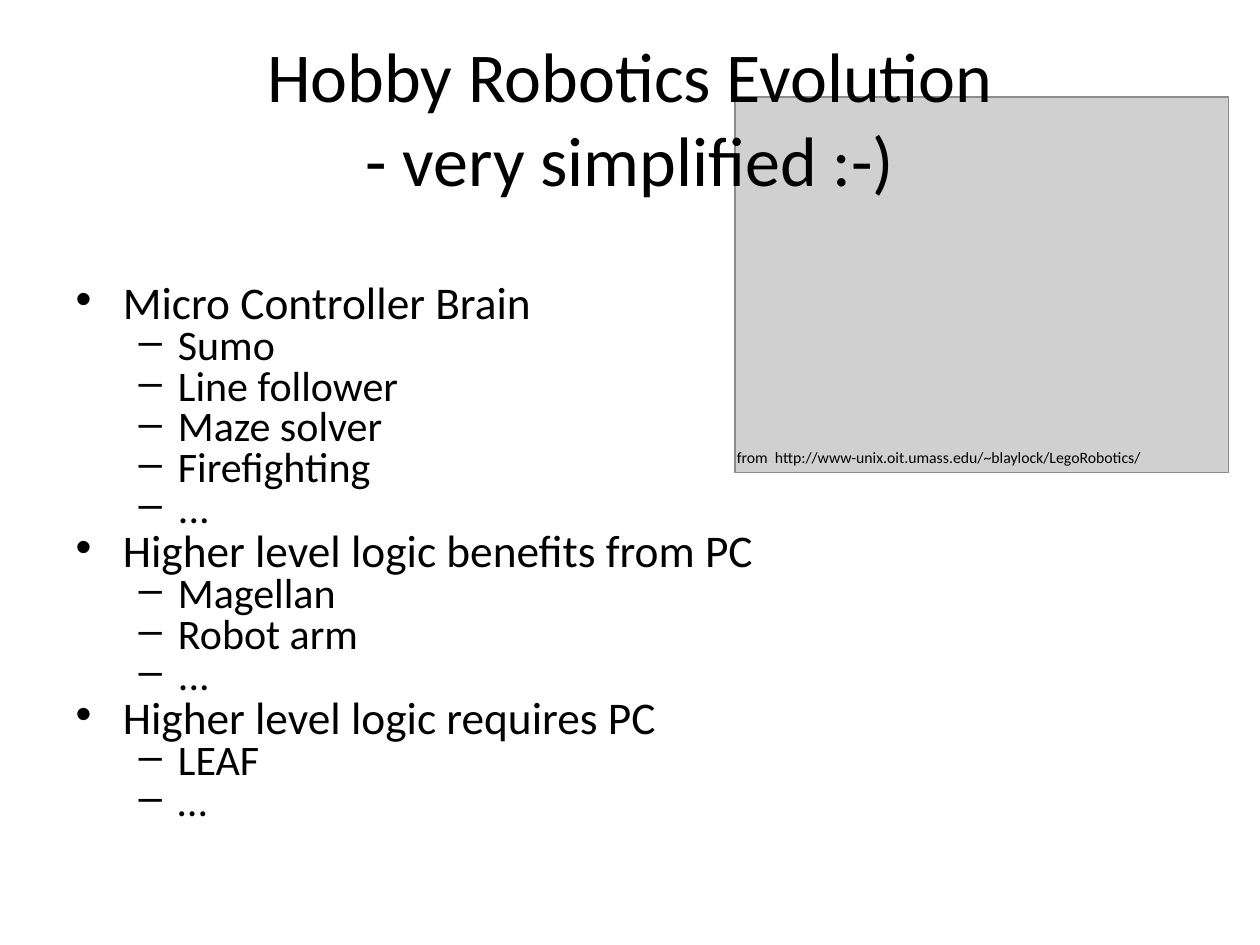
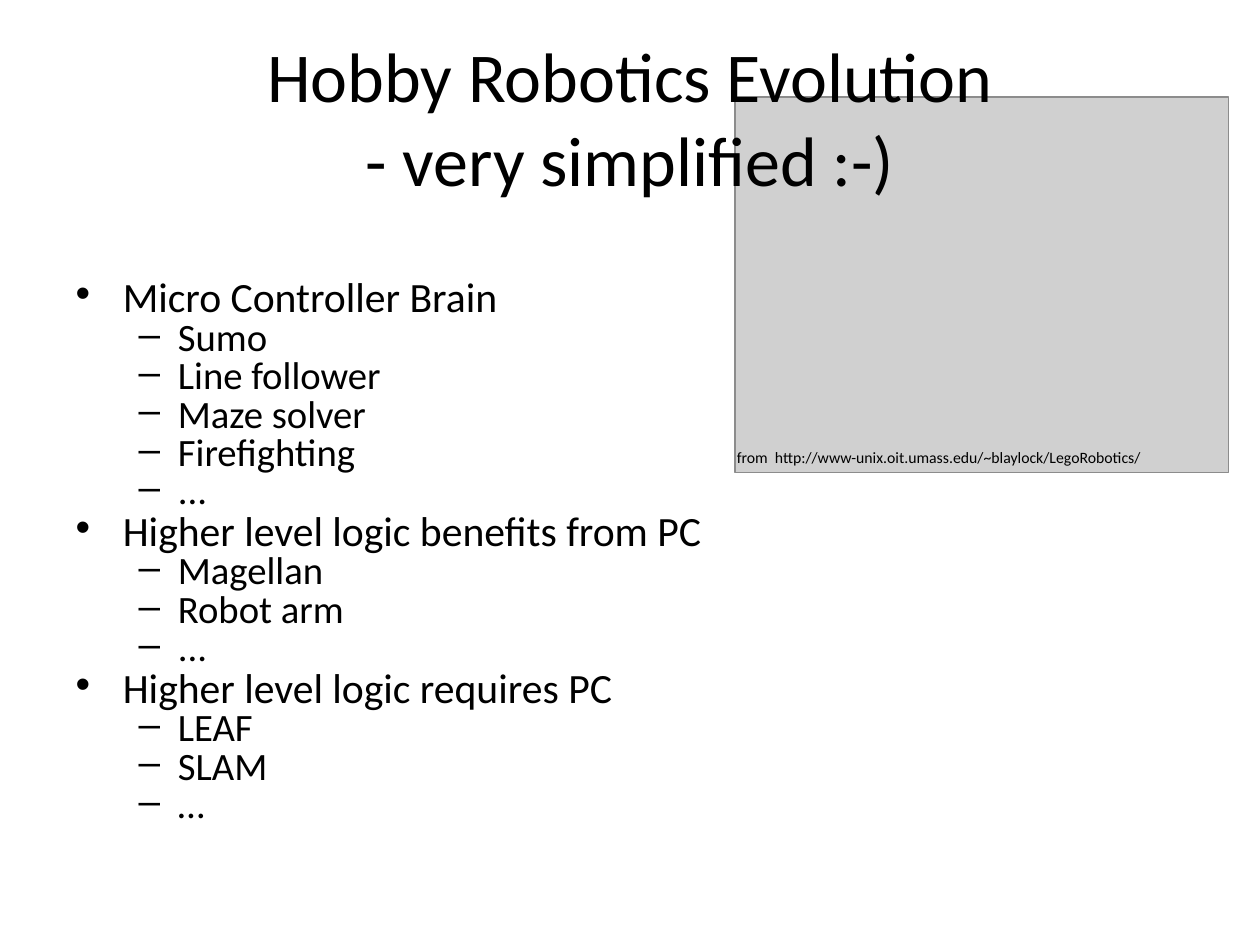
Before and after one commit to jegb/drh-robotics-ros, a slide deck: slide 2 of Documentation/ROS (Robot Operating System).odp. Drawn at 1260x945 pixels with LibreOffice and Linux fonts; fonts in the diff are those of the drawing; grey boxes stand for pictures. Boxes give left, top, right and bottom in pixels: in the first picture for what was removed or moved away, otherwise in the second. Text is boxed around its words. In the diff, an @@ line names an element or a change of style, - is before the commit and + after.

```diff
--- a/Documentation/ROS (Robot Operating System).odp
+++ b/Documentation/ROS (Robot Operating System).odp
@@ text at bbox=[123, 283, 701, 741]: size 25.9 to 23.8 pt in "Micro Controller Brain", "Higher level logic benefits from PC", "Higher level logic requires PC"; size 24.1 to 22.1 pt in "Sumo", "Line follower", "Maze solver", "Firefighting" and 6 more places @@
@@ text at bbox=[178, 755, 267, 781]: paragraph added @@
+  – SLAM
```
Also in this commit, not shown: 1 other slide changed, 1 slide added.
